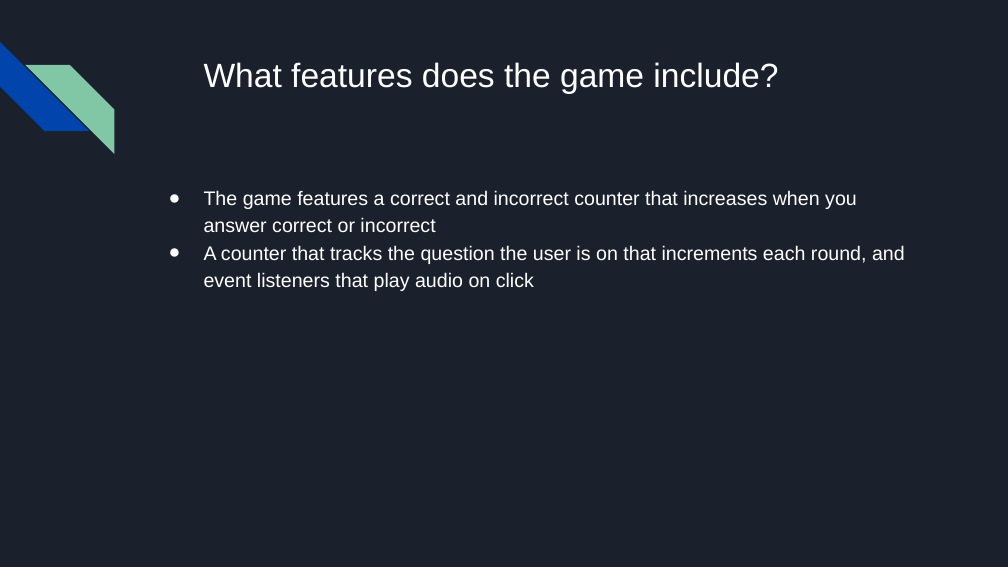
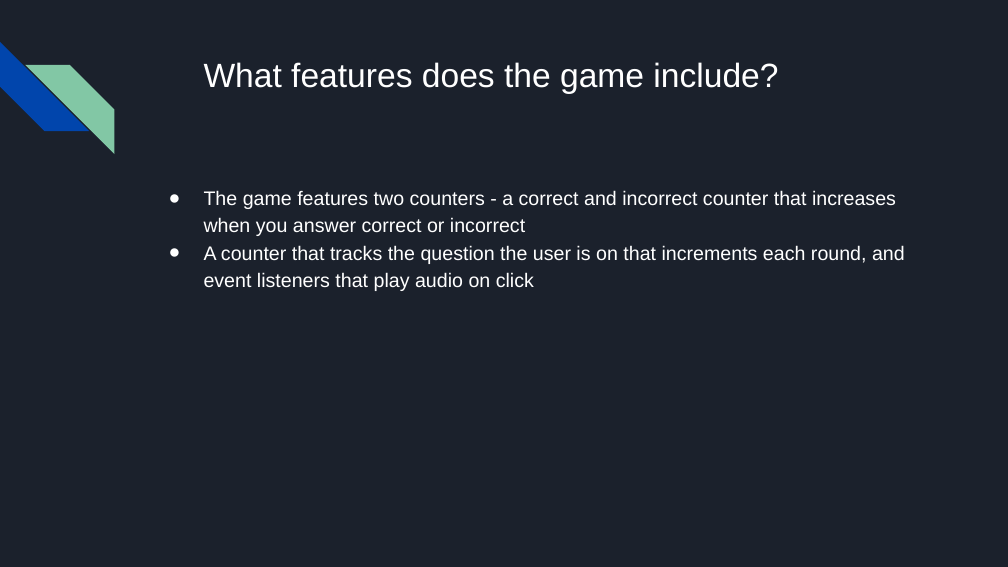
Before and after one commit to phroste/project-1, a slide deck: slide 3 of project1.pptx. Drawn at 1008x567 pixels with LibreOffice and Linux fonts; fonts in the diff are those of the drawing. Boxes give left, top, right and bottom in pixels: in the first picture for what was removed or moved away, otherwise in the second. Text is boxed around its words. In the diff, an @@ line names an element or a change of style, - is before the commit and + after.

```diff
--- a/project1.pptx
+++ b/project1.pptx
@@ text at <box>204,190,896,236</box>: text changed @@
-● The game features a correct and incorrect counter that increases when you answer correct or incorrect
+● The game features two counters - a correct and incorrect counter that increases when you answer correct or incorrect
```
Also in this commit, not shown: 2 other slides changed, 3 other files.
